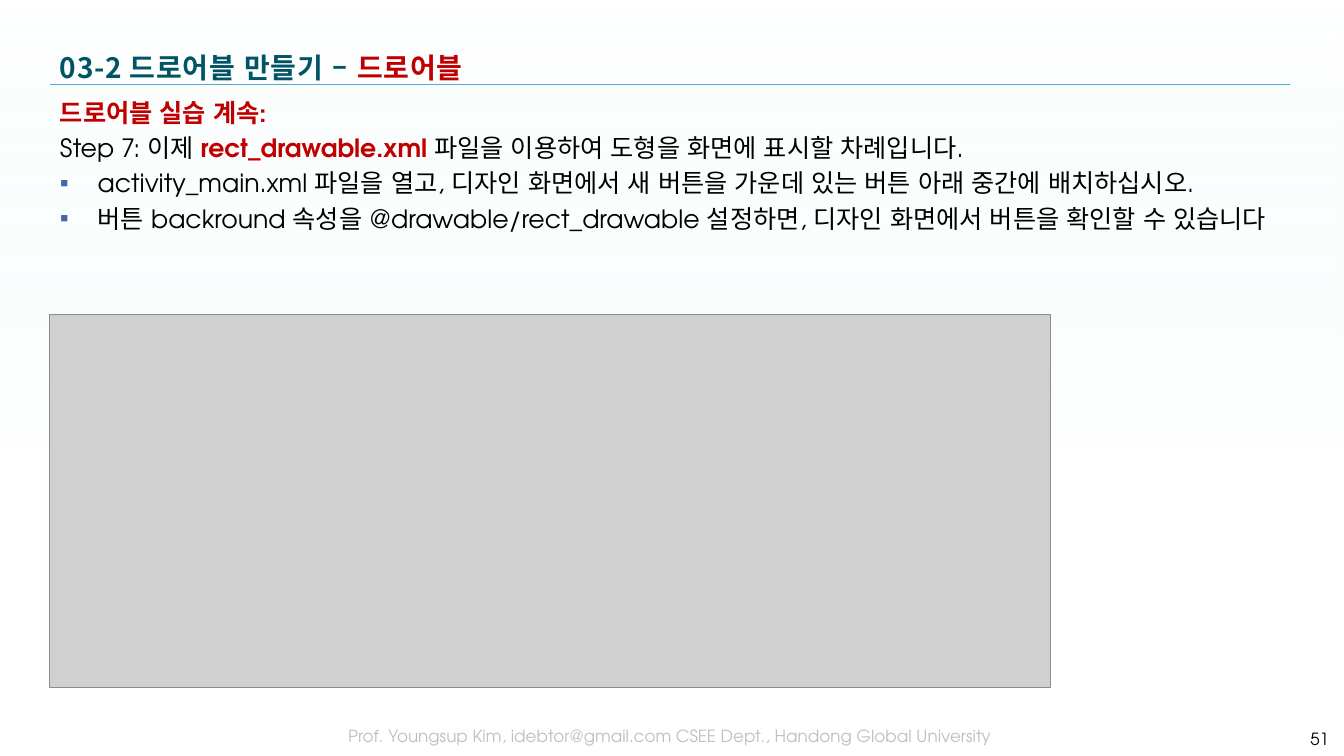
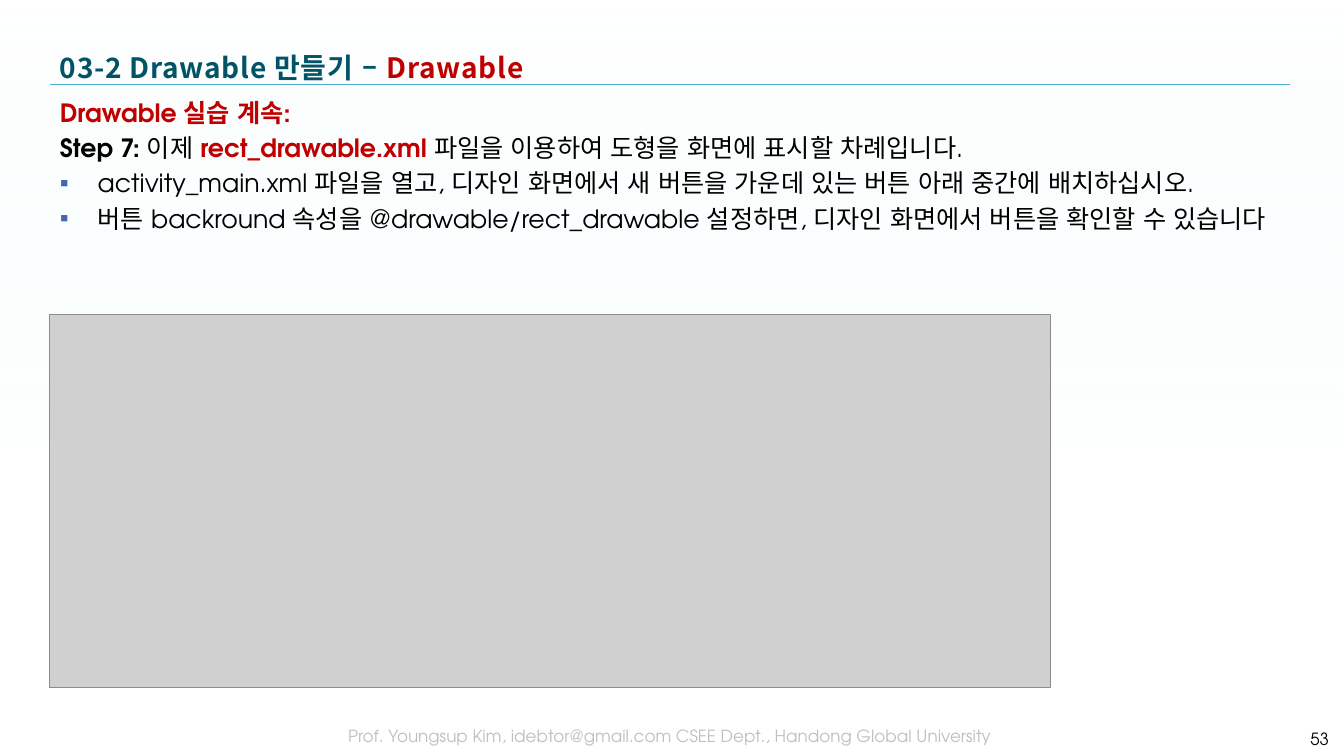
Before and after one commit to tae7841/HuStarAS, a slide deck: slide 53 of ppts/03Widget.pptx (slide 51 before the commit). Drawn at 1344x756 pixels with LibreOffice and Linux fonts; fonts in the diff are those of the drawing; grey boxes stand for pictures; background and template pictures are left out. Boxes give left, top, right and bottom in pixels: in the first picture for what was removed or moved away, otherwise in the second. Text is boxed around its words. In the diff, an @@ line names an element or a change of style, - is before the commit and + after.

```diff
--- a/ppts/03Widget.pptx
+++ b/ppts/03Widget.pptx
@@ title at (x1=60, y1=54, x2=524, y2=85): text changed @@
-03-2 드로어블 만들기 – 드로어블
+03-2 Drawable 만들기 – Drawable
@@ text at (x1=60, y1=101, x2=290, y2=125): text changed @@
-드로어블 실습 계속:
+Drawable 실습 계속:
@@ text at (x1=60, y1=136, x2=963, y2=162): bold on in "Step 7:" @@
@@ page number at (x1=1310, y1=732, x2=1329, y2=745): text changed @@
-51
+53
```
Also in this commit, not shown: 21 other slides changed, 3 slides added, 1 slide removed, 3 other files.
